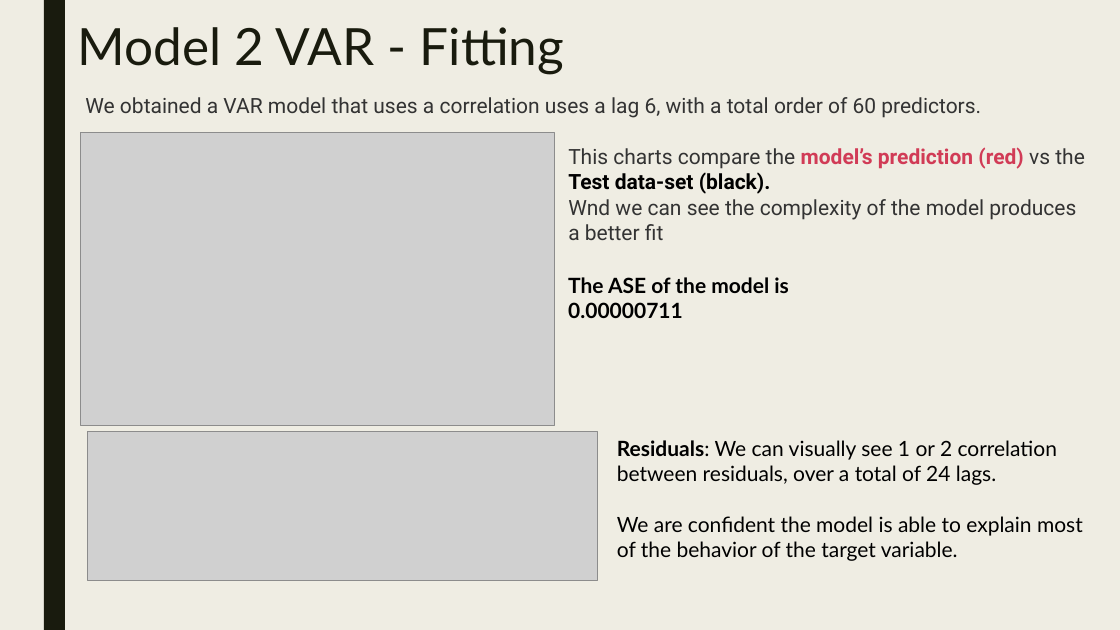
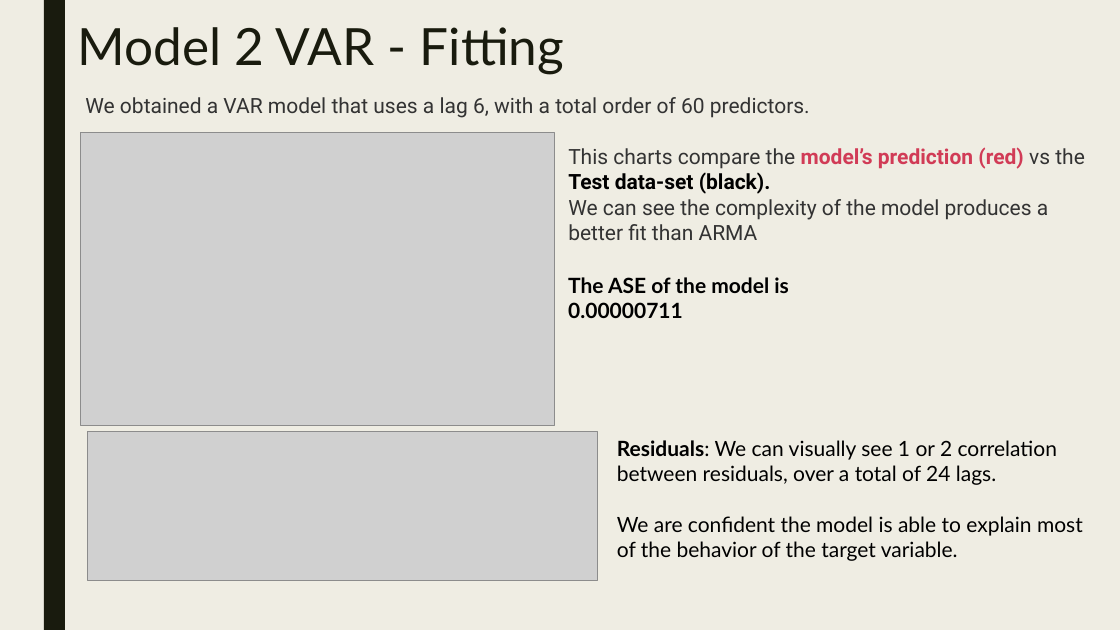
Before and after one commit to maxmoro/TimeSeriesProject, a slide deck: slide 9 of Attrition Analysis Part 2.pptx. Drawn at 1120x630 pixels with LibreOffice and Linux fonts; fonts in the diff are those of the drawing; grey boxes stand for pictures. Boxes give left, top, right and bottom in pixels: in the first picture for what was removed or moved away, otherwise in the second. Text is boxed around its words. In the diff, an @@ line names an element or a change of style, - is before the commit and + after.

```diff
--- a/Attrition Analysis Part 2.pptx
+++ b/Attrition Analysis Part 2.pptx
@@ text at [85, 97, 810, 118]: text changed @@
-We obtained a VAR model that uses a correlation uses a lag 6, with a total order of 60 predictors.
+We obtained a VAR model that uses a lag 6, with a total order of 60 predictors.
@@ text at [568, 199, 1048, 240]: text changed @@
-Wnd we can see the complexity of the model produces a better fit
+We can see the complexity of the model produces a better fit than ARMA
```
Also in this commit, not shown: 15 other slides changed, 2 other files.
